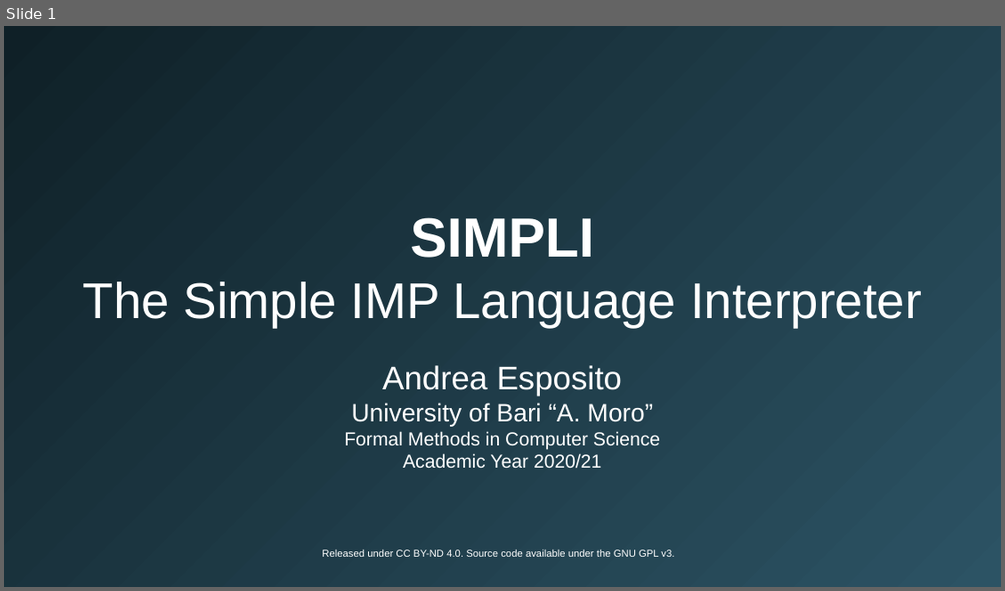
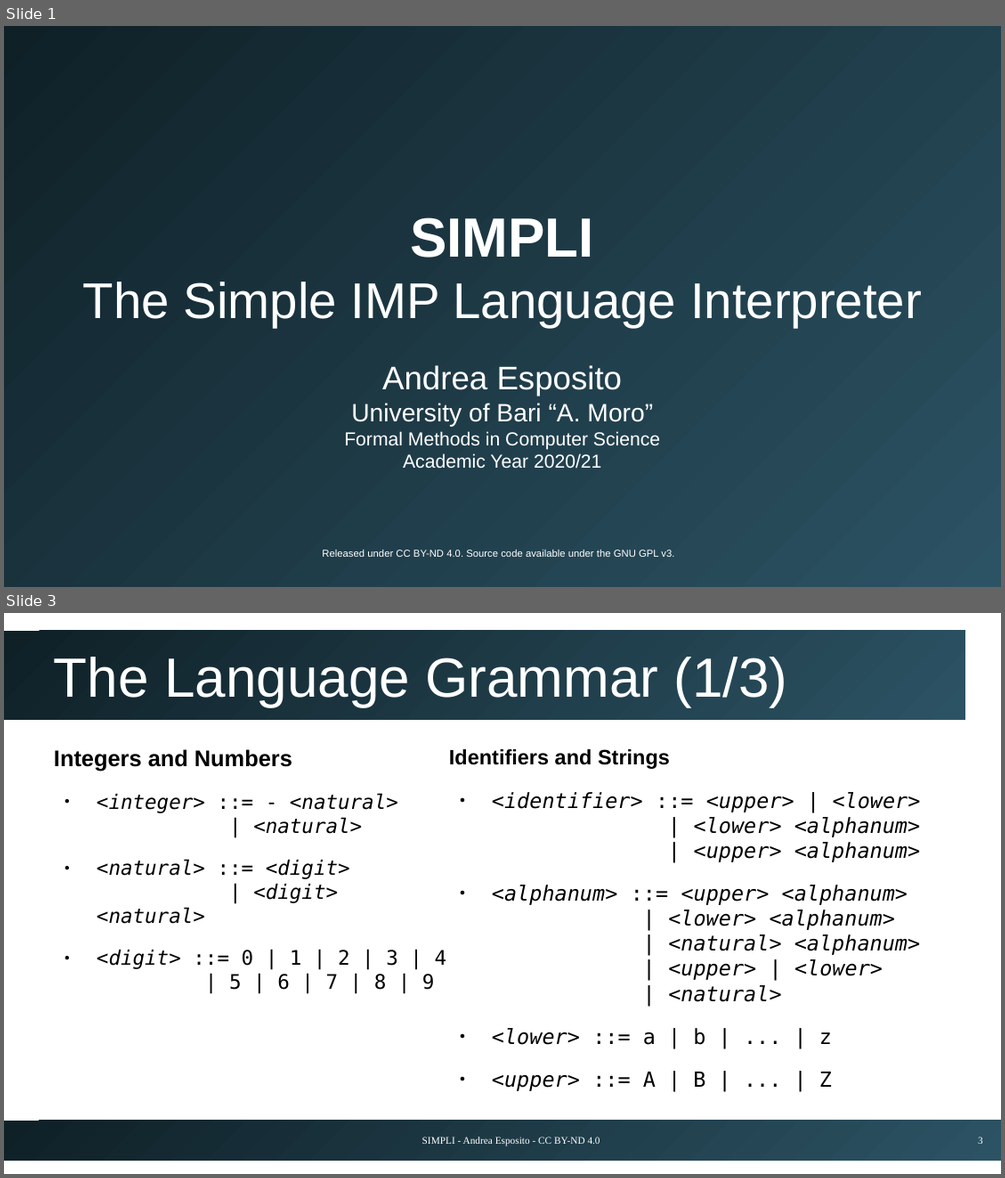
Before and after one commit to espositoandrea/simpli, a slide deck: docs/presentation.odp. Shown one above the other, each under a label of ours: slide 1 before the commit, slides 1 and 3 after it; the slides between them are not shown. The pictures are 1005x591 and 1005x1178 pixels, drawn with LibreOffice and Linux fonts; fonts in the diff are those of the drawing. Boxes give left, top, right and bottom in pixels: in the first picture for what was removed or moved away, otherwise in the second. Text is boxed around its words. In the diff, an @@ line names an element or a change of style, - is before the commit and + after.

```diff
--- a/docs/presentation.odp
+++ b/docs/presentation.odp
@@ slide 3 added at bbox=[4, 613, 1001, 1174], background #FFFFFF @@
@@ rectangle added at bbox=[4, 631, 965, 720], fill gradient #0F2027 to #2C5364 @@
@@ title added at bbox=[54, 657, 788, 707], 44 pt, text #FFFFFF @@
+The Language Grammar (1/3)
@@ text added at bbox=[54, 749, 447, 989], 16 pt, text #000000, italic @@
+Integers and Numbers
+● <integer> ::= - <natural>
+  | <natural>
+● <natural> ::= <digit>
+  | <digit> <natural>
+● <digit> ::= 0 | 1 | 2 | 3 | 4
+  | 5 | 6 | 7 | 8 | 9
@@ text added at bbox=[449, 749, 921, 1091], 16.6 pt, text #000000, italic @@
+Identifiers and Strings
+● <identifier> ::= <upper> | <lower>
+  | <lower> <alphanum>
+  | <upper> <alphanum>
+● <alphanum> ::= <upper> <alphanum>
+  | <lower> <alphanum>
+  | <natural> <alphanum>
+  | <upper> | <lower>
+  | <natural>
+● <lower> ::= a | b | ... | z
+● <upper> ::= A | B | ... | Z
@@ rectangle added at bbox=[4, 1120, 1001, 1160], fill gradient #0F2027 to #2C5364 @@
@@ text added at bbox=[422, 1136, 600, 1145], 8 pt, text #FFFFFF @@
+SIMPLI - Andrea Esposito - CC BY-ND 4.0
@@ page number added at bbox=[978, 1136, 983, 1143], 8 pt, text #FFFFFF @@
+3
```
Also in this commit, not shown: 1 slide changed, 12 other slides added.
